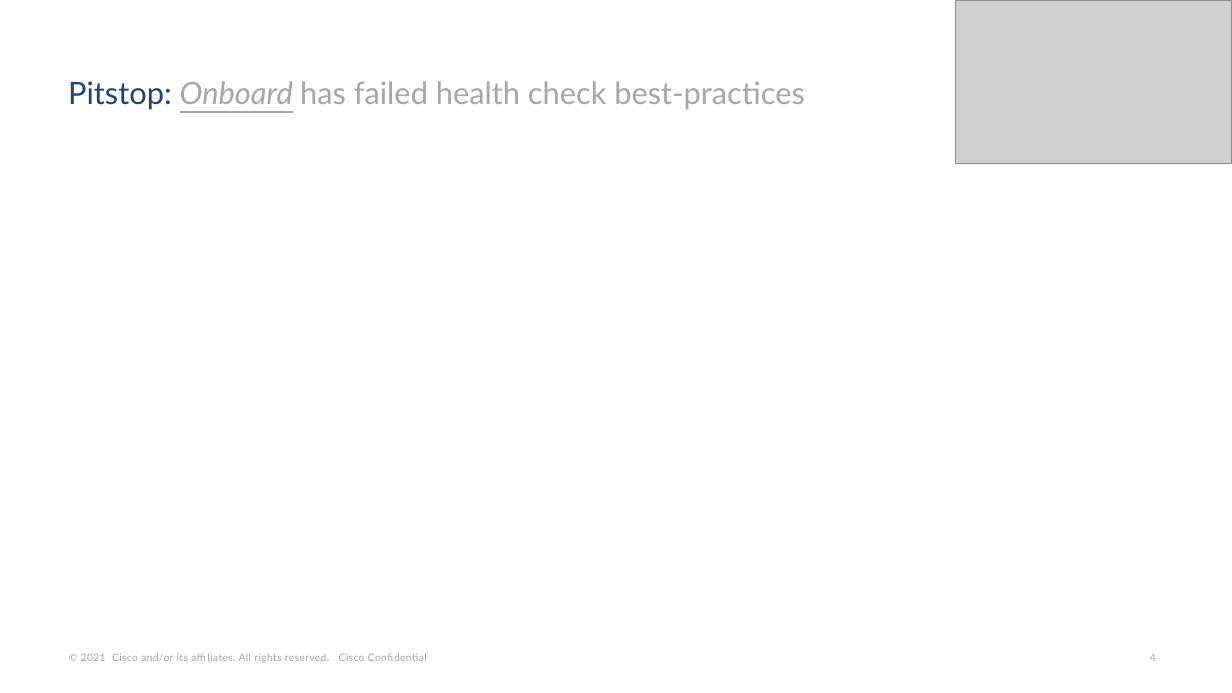
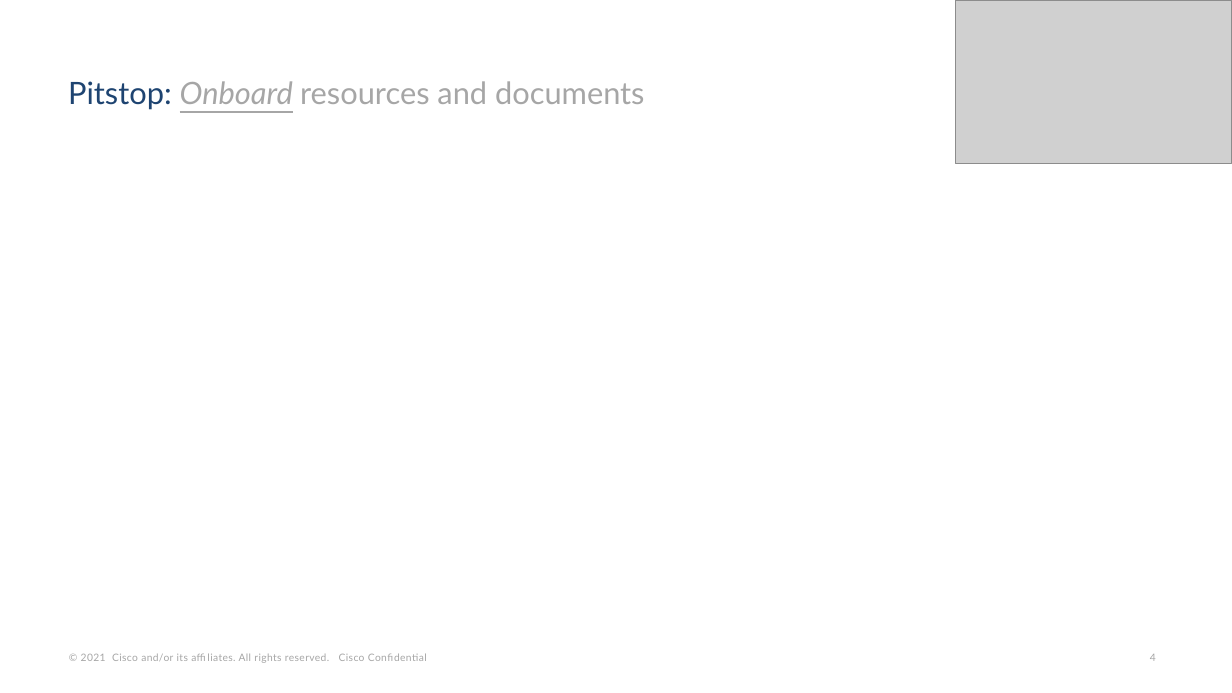
Before and after one commit to Appdynamics/config-assessment-tool, a slide deck: slide 4 of backend/resources/pptAssets/HybridApplicationMonitoringUseCase_template.pptx. Drawn at 1232x693 pixels with LibreOffice and Linux fonts; fonts in the diff are those of the drawing; grey boxes stand for pictures; background and template pictures are left out. Boxes give left, top, right and bottom in pixels: in the first picture for what was removed or moved away, otherwise in the second. Text is boxed around its words. In the diff, an @@ line names an element or a change of style, - is before the commit and + after.

```diff
--- a/backend/resources/pptAssets/HybridApplicationMonitoringUseCase_template.pptx
+++ b/backend/resources/pptAssets/HybridApplicationMonitoringUseCase_template.pptx
@@ title at (68, 81, 644, 110): text changed @@
-Pitstop: Onboard has failed health check best-practices
+Pitstop: Onboard resources and documents
```
Also in this commit, not shown: 5 other files.
